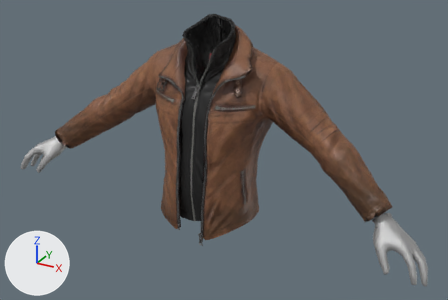
An edit to the FBX model Assets/Character/Jacket.fbx, drawn before and after from the same camera.
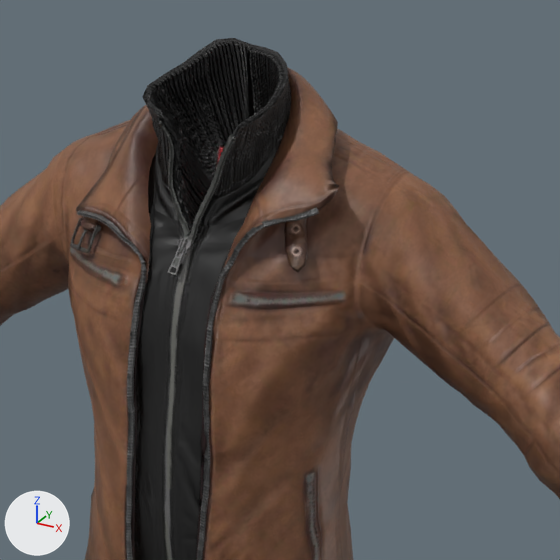
Old and new are each drawn whole from a 50 mm lens placed at (9.4, -17.69, 6.94), pointed at (0.56, -1.63, -1.09) and again close up on the part from 29% to 74% of the width and 0% to 67% of the height. Arrows for +X, +Y and +Z are at lower left; the lights stay in place. Where no turn or scale is listed for an object, it has been applied to the vertices. Vertices at the same position are counted once.

Objects in the first close-up: 'JacketMesh'.
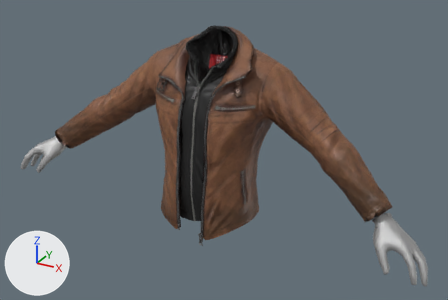
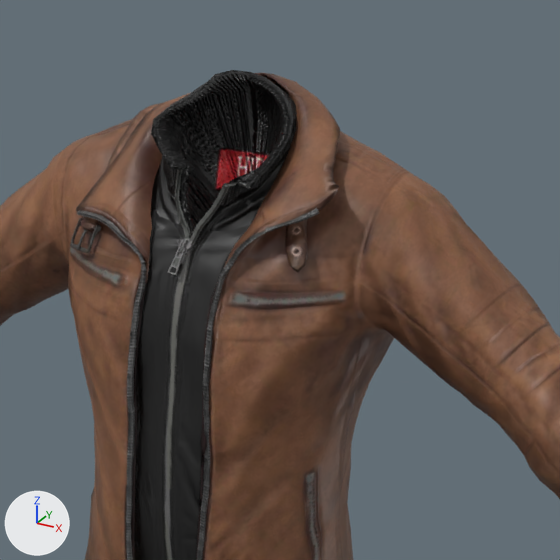
Where the newer file only moved an object's origin or applied its transform, the numbers keep the older frame.

Where the change shows, as pixel boxes [x1, y1, x2, y2] in the close-ups (560 x 560 px; the box of a moved part takes in the faces that stretch with it):
'JacketMesh', reshaped: before [0, 38, 560, 560]; after [0, 70, 560, 560]
part 1 of me_defaultmaterial_002, rebuilt (47% narrower, 39% shorter): before [159, 121, 190, 240]; after [175, 169, 191, 241]
part 2 of me_defaultmaterial_002, moved or reshaped: before [92, 38, 373, 281]; after [92, 70, 373, 281]

What the commit changed:
me_defaultmaterial_002 is used by ob_jacketmesh; location (0.0, 0.0, 0.0).
me_defaultmaterial_002 had 5849 vertices, 11438 faces and spanned x -6.08..6.15, y -3.08..0.13, z -3.9..3.06.
me_defaultmaterial_002 now has 5853 vertices, 11438 faces and spans x -6.08..6.15, y -3.08..0.13, z -3.9..2.74.
me_defaultmaterial_002 part 1: the loose piece of 60 vertices spanning x -0.24..0.11, y -2.4..-2.17, z 1.14..2.45 is rebuilt with 40 vertices and now spans x -0.21..0.11, y -2.36..-2.07, z 1.13..1.88.
me_defaultmaterial_002 part 2: 1403 vertices moved from x -1.34..1.66, y -2.5..-0.29, z 1.03..3.06 to x -1.34..1.66, y -2.5..-0.28, z 1.02..2.74; 383 vertices removed from x -0.97..1.18, y -2.43..-0.35, z 1.03..2.56; 383 vertices added at x -0.96..1.19, y -2.43..-0.34, z 1.02..2.43.
